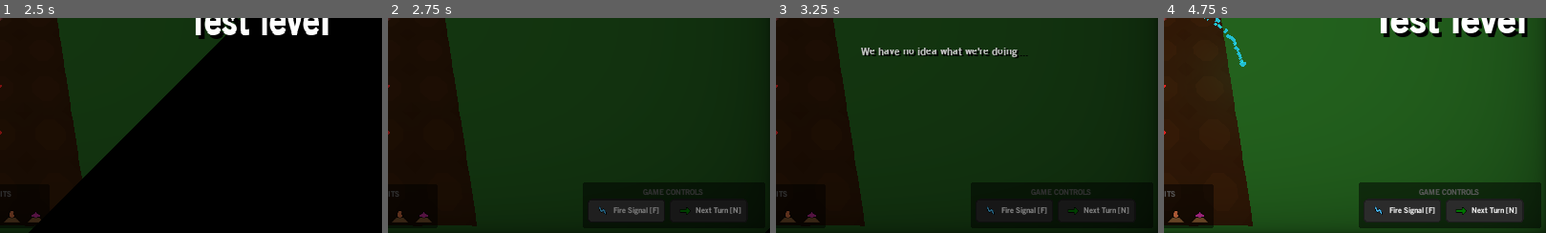
Above: before the commit, frames 1-4 (left to right).
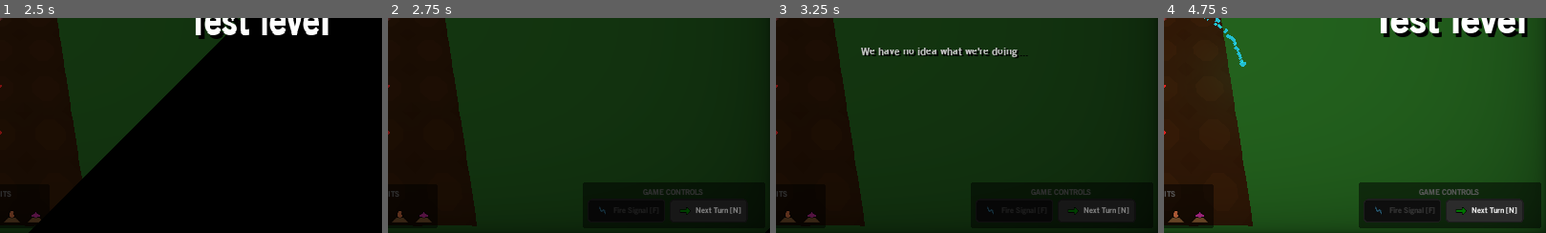
Above: after the commit, the same moments.

Repository: wingedadventurer/gwj-xii
Game: Godot game, scene res://scenes/ui/menus/main_menu.tscn
The game is run twice, just before and just after one commit, with the same random seed, the same clock (stepped at 60 frames per second) and the same inputs.
Inputs (mouse positions are % of the whole screen's width and height, from its top left):
- Up to frame 1 (2.5 s): click "Play" at 0.5 s; click "First Crops" at 1.25 s; click "Fire Signal [F]" at 2 s
- Up to frame 2 (2.75 s): no input
- Up to frame 3 (3.25 s): click "Next Turn [N]" at 2.75 s
- Up to frame 4 (4.75 s): click "Next Turn [N]" at 3.5 s; click (45, 95) at 4.25 s
The pictures show only the part of the screen within x 50-100%, y 50-100%; the shares and areas given below are measured in that part.

Frame 1 is identical in both runs. In frame 2, 0.3% of the frame differs, in the area x 55-71%, y 87-92%; in frame 3, 0.3%; in frame 4, 1.9%, in the area x 52-73%, y 84-95%.

Commit message:
Disable buttons after some actions

Diff:
--- a/godot-project/scripts/static_ui.gd
+++ b/godot-project/scripts/static_ui.gd
@@ -30,6 +30,7 @@
 func _on_button_fire_signal_pressed() -> void:
 	for signal_start in get_tree().get_nodes_in_group("signal_start"):
 		signal_start.spawn_signal()
+	$game_controls/vb/hb/button_fire_signal.disabled = true
 
 func show_win_screen() -> void:
 	$win_popup.show()
@@ -42,11 +43,16 @@
 func disable_buttons() -> void:
 	$game_controls/vb/hb/button_next_turn.disabled = true
 	$game_controls/vb/hb/button_fire_signal.disabled = true
+	for unit_icon in $unit_icons/vb/units.get_children():
+		unit_icon.disabled = true
+		unit_icon.modulate.a = 0.1
 
 func enable_buttons() -> void:
 	$game_controls/vb/hb/button_next_turn.disabled = false
 	$game_controls/vb/hb/button_fire_signal.disabled = false
-
+	for unit_icon in $unit_icons/vb/units.get_children():
+		unit_icon.disabled = false
+		unit_icon.modulate.a = 1.0
 
 func set_days_to_harvest(value : int) -> void:
 	var time := 1.0
